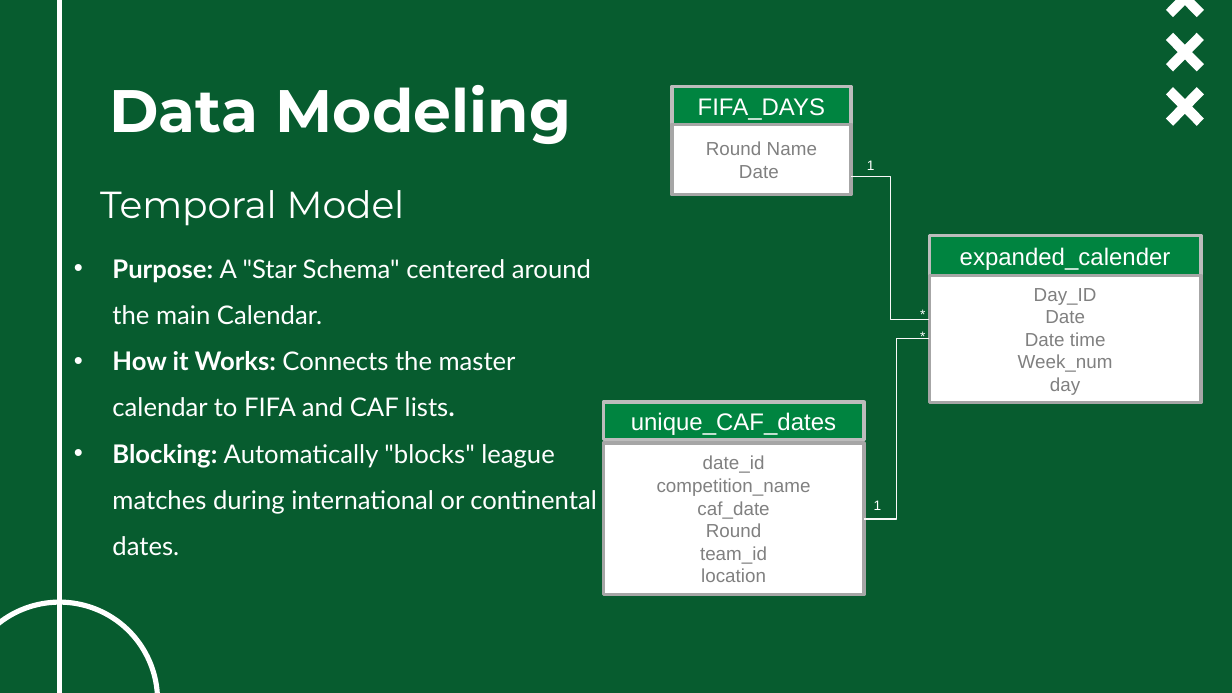
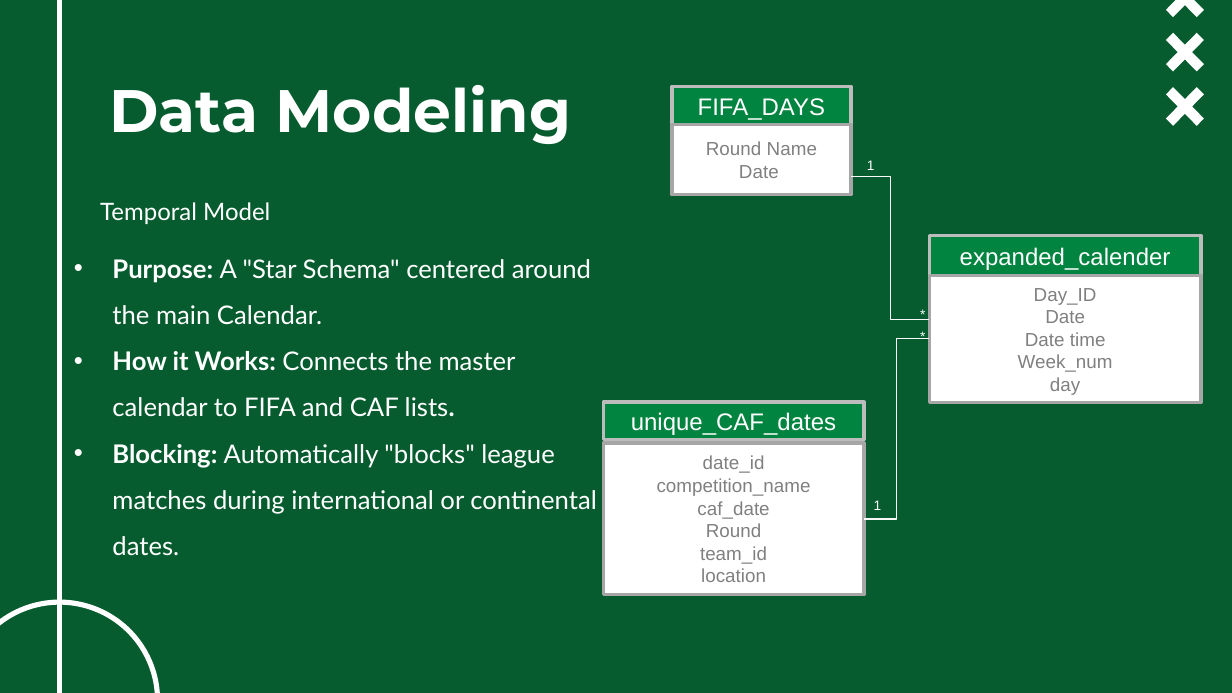
Before and after one commit to ghassanelgendy/egyptian-premier-league-schedule-optimizer, a slide deck: slide 18 of Documentations/presentation V1.pptx. Drawn at 1232x693 pixels with LibreOffice and Linux fonts; fonts in the diff are those of the drawing; background and template pictures are left out. Boxes give left, top, right and bottom in pixels: in the first picture for what was removed or moved away, otherwise in the second. Text is boxed around its words. In the diff, an @@ line names an element or a change of style, - is before the commit and + after.

```diff
--- a/Documentations/presentation V1.pptx
+++ b/Documentations/presentation V1.pptx
@@ subtitle "Temporal Model" at bbox=[100, 202, 270, 224]: size 22 to 14 pt, font Montserrat to Lato @@
```
Also in this commit, not shown: 5 other slides changed.
